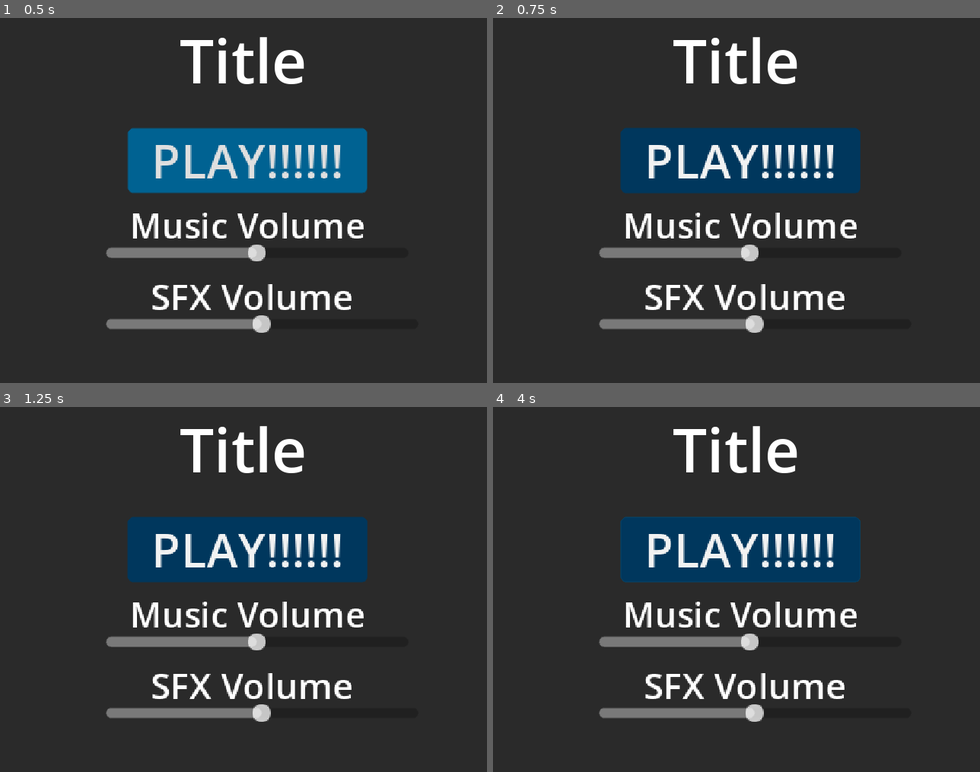
Above: before the commit, frames 1-4 (two rows, left to right).
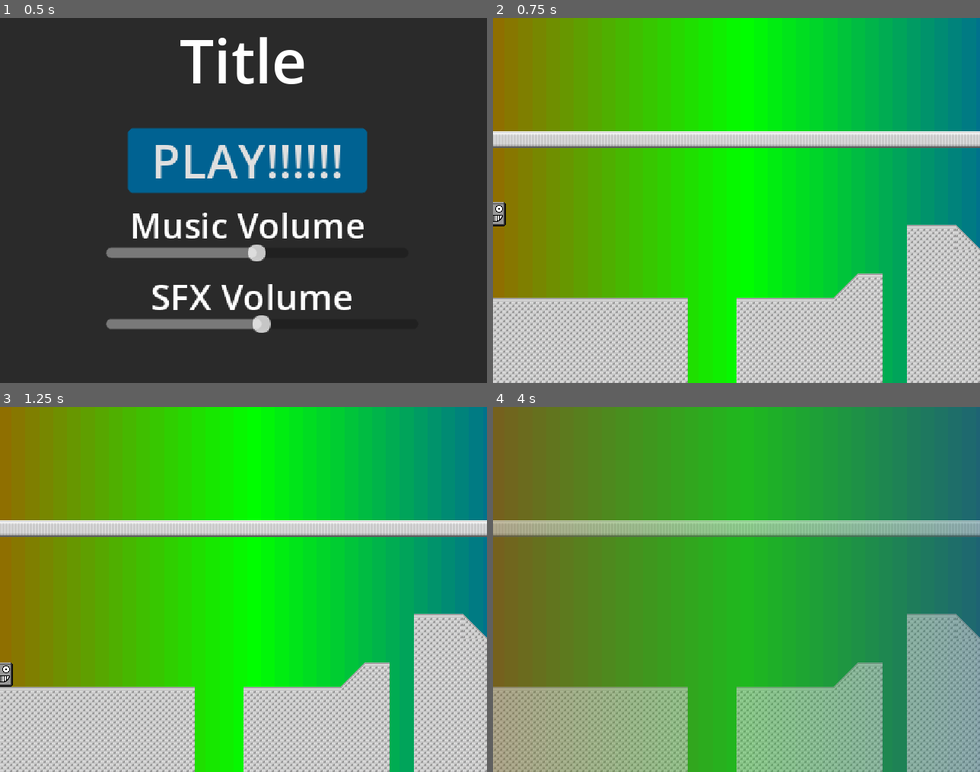
Above: after the commit, the same moments.

Repository: DedFishy/gmtk2025
Game: Godot game, scene res://Levels/MainMenu.tscn
Same seed, same stepped clock (60 frames per second), same inputs: the game is played once before the commit and once after it. This scene is started directly instead of the project's main scene.
Inputs (mouse positions are in pixels of both pictures, inside the frame that each line leads up to):
- Up to frame 1 (0.5 s): no input
- Up to frame 2 (0.75 s): click "PLAY!!!!!!" at 0.5 s
- Up to frame 3 (1.25 s): no input
- Up to frame 4 (4 s): click (741, 549) at 1.25 s, where only the run before the commit has a clickable "PLAY!!!!!!"; tap Enter at 2 s; move the mouse to (843, 571) at 2.02 s; hold D (right) 2.03-3.53 s; right-click (843, 571) at 2.1 s; tap W (jump) at 2.27, 3.02 s; move the mouse to (639, 607) at 2.77 s; click (639, 607) at 2.85 s; move the mouse to (785, 509) at 3.52 s; hold A (left) from 3.53 s (still down); hold S (crouch) from 3.53 s (still down)

Frame 1 is identical in both runs. In frame 2, 100% of the frame differs, in the area x 0-100%, y 0-100%; in frame 3, 100%; in frame 4, 100%.

Commit message:
reclaimed

Diff:
--- a/Levels/MainMenu.tscn
+++ b/Levels/MainMenu.tscn
@@ -1,4 +1,8 @@
-[gd_scene load_steps=8 format=3 uid="uid://dmir306u1blwo"]
+[gd_scene load_steps=11 format=3 uid="uid://dmir306u1blwo"]
+
+[ext_resource type="Script" uid="uid://b8cagoa14p2x3" path="res://Levels/StartGame.gd" id="1_2k6u6"]
+[ext_resource type="Script" uid="uid://befk4m5v3saqc" path="res://Scripts/SFXVolumeControl.gd" id="2_65ows"]
+[ext_resource type="Script" uid="uid://wuqh2s44rgt" path="res://Levels/MusicControl.gd" id="3_2ld8x"]
 
 [sub_resource type="Theme" id="Theme_2k6u6"]
 
@@ -99,6 +103,7 @@
 theme_override_styles/pressed = SubResource("StyleBoxFlat_2k6u6")
 theme_override_styles/normal = SubResource("StyleBoxFlat_65ows")
 text = "  PLAY!!!!!!  "
+script = ExtResource("1_2k6u6")
 
 [node name="SFX" type="Control" parent="."]
 layout_mode = 1
@@ -137,6 +142,7 @@
 max_value = 1.0
 step = 0.001
 value = 0.5
+script = ExtResource("2_65ows")
 
 [node name="Label" type="Label" parent="SFX"]
 custom_minimum_size = Vector2(25, 50)
@@ -194,6 +200,7 @@
 max_value = 1.0
 step = 0.001
 value = 0.5
+script = ExtResource("3_2ld8x")
 
 [node name="Label" type="Label" parent="Music"]
 custom_minimum_size = Vector2(25, 50)
--- /dev/null
+++ b/Levels/MusicControl.gd
@@ -0,0 +1,4 @@
+extends HSlider
+
+func _value_changed(new_value: float) -> void:
+	AudioServer.set_bus_volume_db(AudioServer.get_bus_index("Music"), linear_to_db(new_value))
--- /dev/null
+++ b/Levels/StartGame.gd
@@ -0,0 +1,4 @@
+extends Button
+
+func _pressed() -> void:
+	get_tree().change_scene_to_file("res://common.tscn")
--- /dev/null
+++ b/Scripts/SFXVolumeControl.gd
@@ -0,0 +1,4 @@
+extends HSlider
+
+func _value_changed(new_value: float) -> void:
+	AudioServer.set_bus_volume_db(AudioServer.get_bus_index("SFX"), linear_to_db(new_value))
Binary file changed: Assets/Textures/Player.png
Not shown, changed: Assets/Textures/Player.png.import
Not shown, added: Levels/MusicControl.gd.uid
Not shown, added: Levels/StartGame.gd.uid
Not shown, added: Scripts/SFXVolumeControl.gd.uid
Not shown: 1 places in common.tscn that only renumber resources
